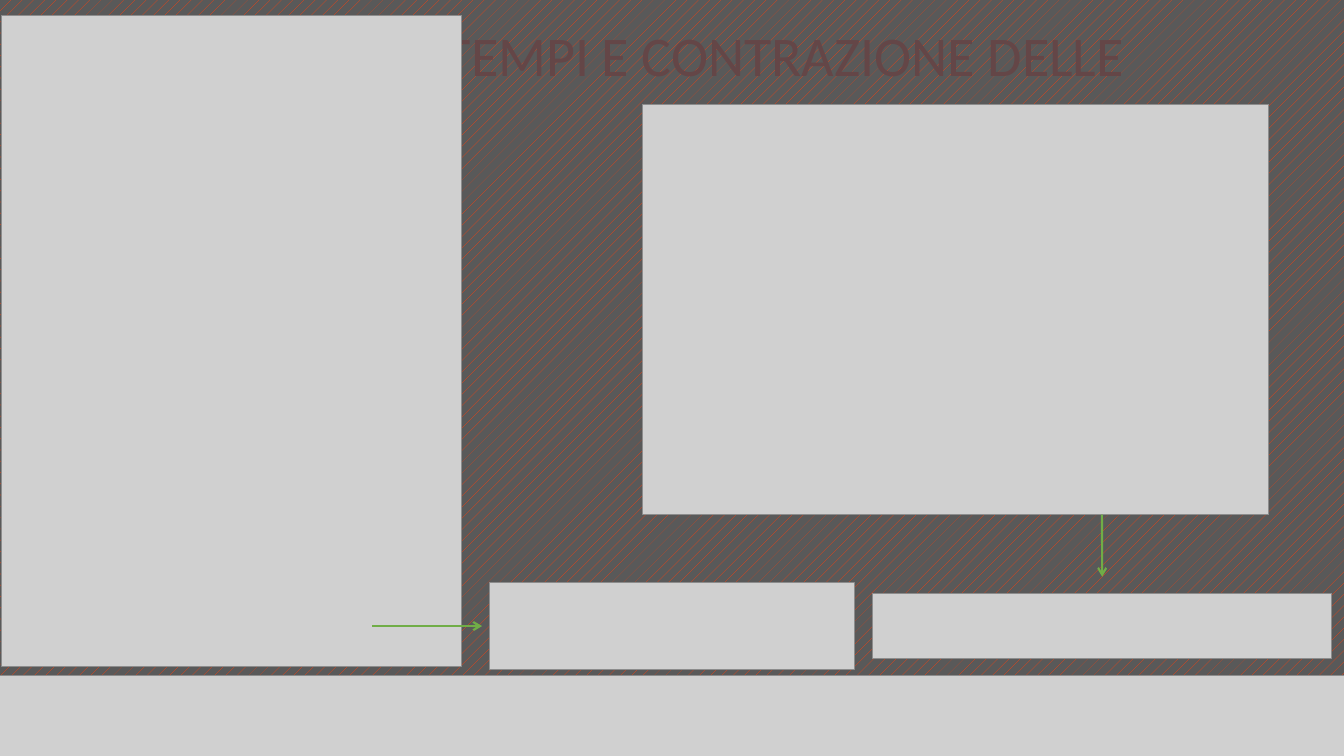
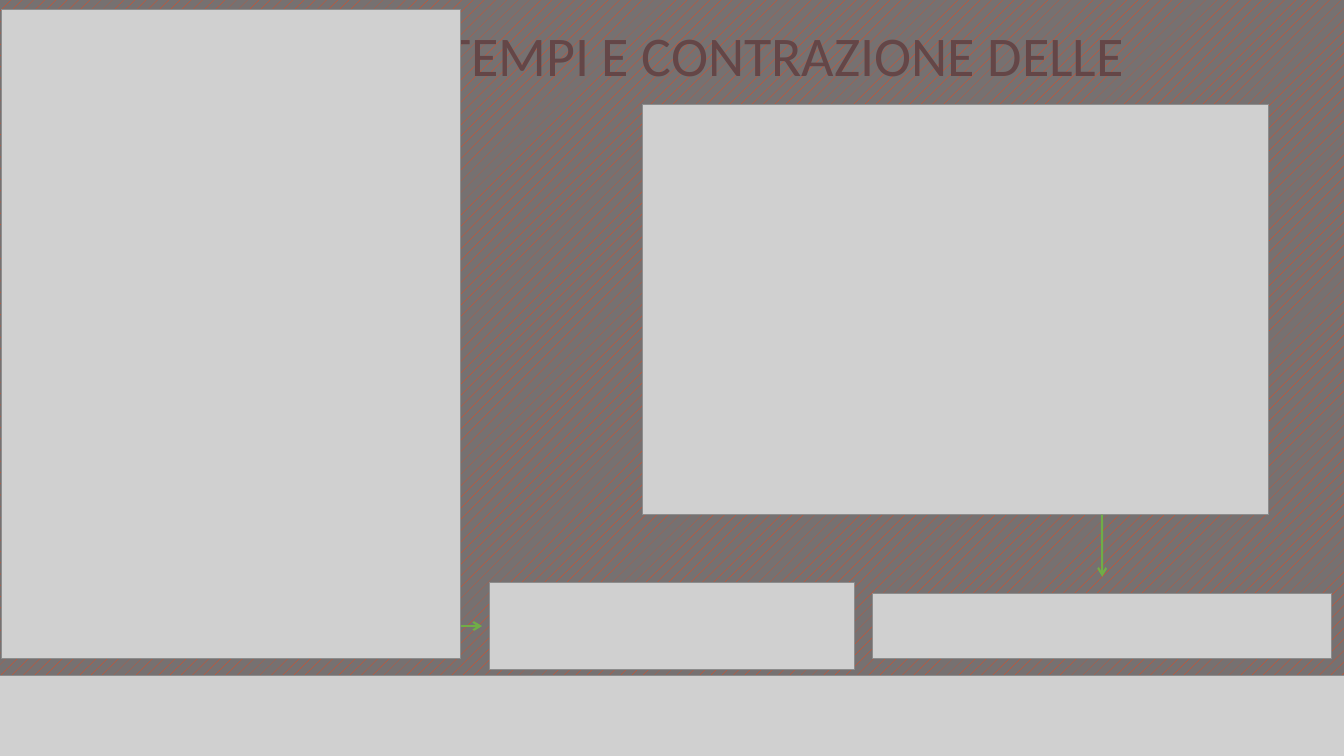
Before and after one commit to Stan-Stanman/ElaboratoTP, a slide deck: slide 14 of presentazione-elaborato.pptx. Drawn at 1344x756 pixels with LibreOffice and Linux fonts; fonts in the diff are those of the drawing; grey boxes stand for pictures. Boxes give left, top, right and bottom in pixels: in the first picture for what was removed or moved away, otherwise in the second. Text is boxed around its words. In the diff, an @@ line names an element or a change of style, - is before the commit and + after.

```diff
--- a/presentazione-elaborato.pptx
+++ b/presentazione-elaborato.pptx
@@ background pattern #FF400D on #595959 to pattern #FF400D on #767171 @@
@@ picture: place and size @@
-picture at [2,15,462,666]
+picture at [2,10,461,659]
```
Also in this commit, not shown: 16 other slides changed, 4 slides added, 4 slides removed, 29 other files.
